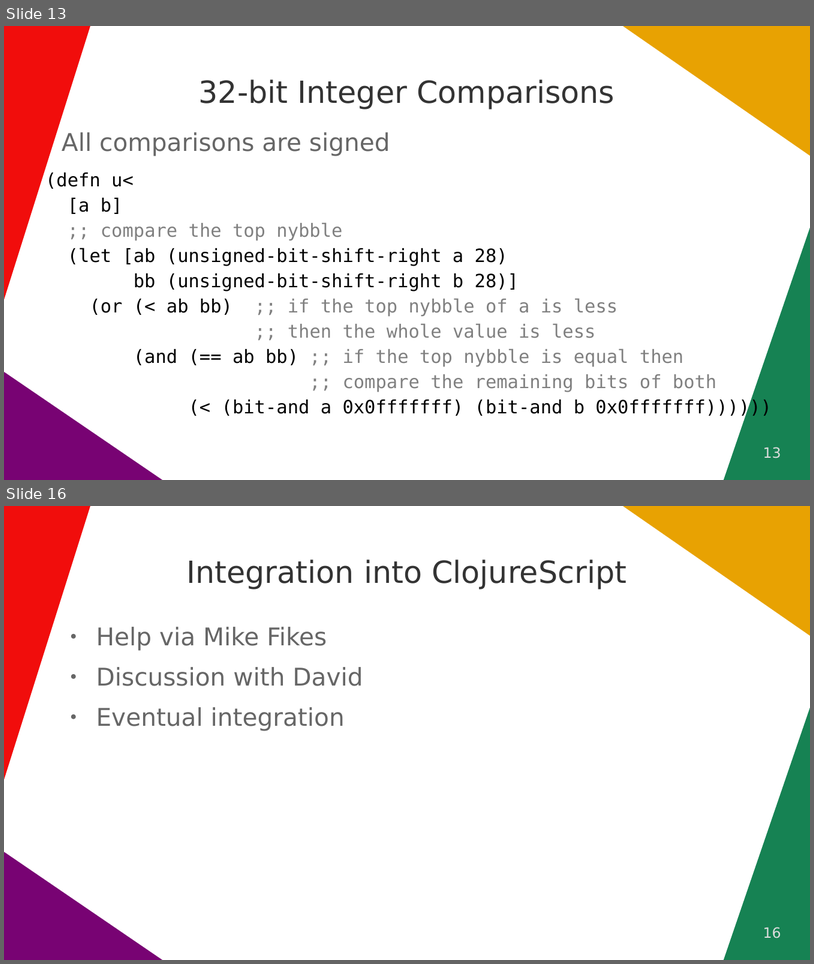
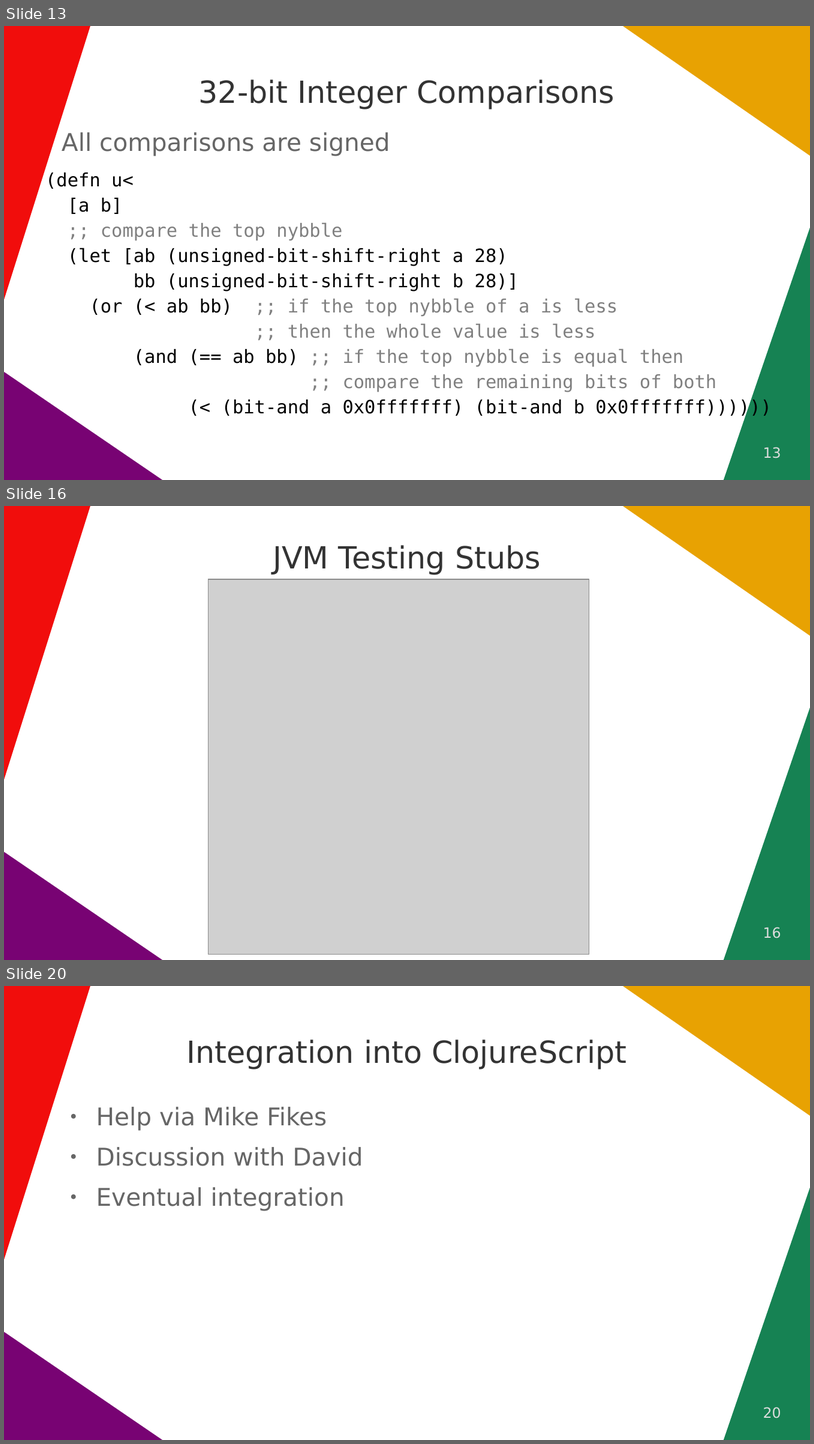
Before and after one commit to quoll/cljs-math, a slide deck: docs/ClojureDays2022.odp. Shown one above the other, each under a label of ours: slides 13 and 16 before the commit, slides 13, 16 and 20 after it; the slides between them are not shown. The pictures are 814x964 and 814x1444 pixels, drawn with LibreOffice and Linux fonts; fonts in the diff are those of the drawing; grey boxes stand for pictures. Boxes give left, top, right and bottom in pixels: in the first picture for what was removed or moved away, otherwise in the second. Text is boxed around its words. In the diff, an @@ line names an element or a change of style, - is before the commit and + after.

Commit message:
Testing slides

```diff
--- a/docs/ClojureDays2022.odp
+++ b/docs/ClojureDays2022.odp
@@ slide 16 added at [4,506,810,960], background #FFFFFF; not listed: 4 template elements that a slide beside it also shows @@
@@ title added at [273,545,541,575], 30 pt, text #333333 @@
+JVM Testing Stubs
@@ picture added at [209,579,590,954] @@
@@ page number added at [764,927,782,938], 14 pt, text #DDDDDD @@
+16
@@ what was slide 16 is now slide 20 @@
@@ page number at [764,1407,782,1418]: text changed @@
-16
+20
```
Also in this commit, not shown: 1 slide changed, 4 other slides added, 1 slide removed.
